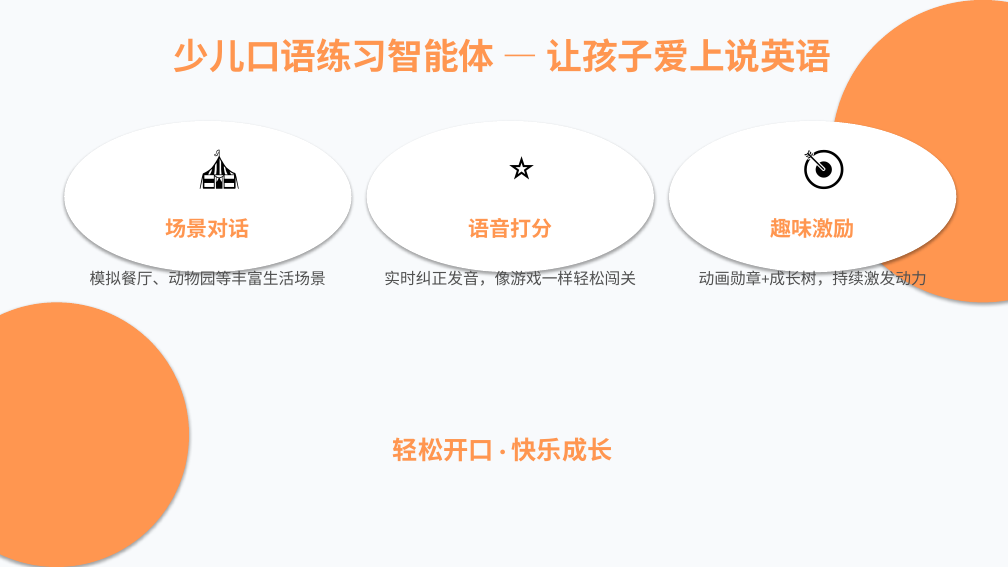
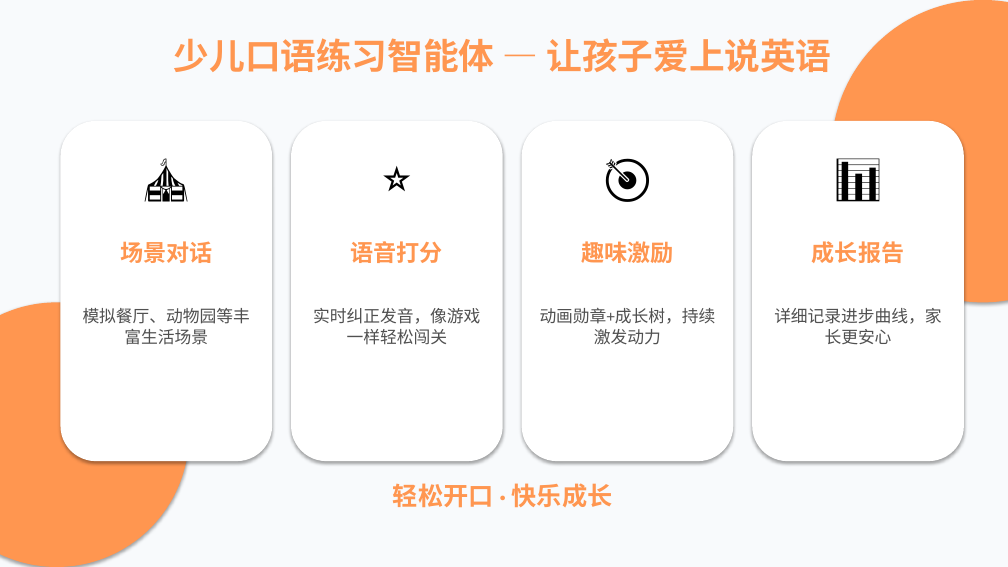
Before and after one commit to joannopan0124-hash/clone-git, a slide deck: slide 3 of 智能对话伙伴_创新版式.pptx. Drawn at 1008x567 pixels with LibreOffice and Linux fonts; fonts in the diff are those of the drawing. Boxes give left, top, right and bottom in pixels: in the first picture for what was removed or moved away, otherwise in the second. Text is boxed around its words. In the diff, an @@ line names an element or a change of style, - is before the commit and + after.

```diff
--- a/智能对话伙伴_创新版式.pptx
+++ b/智能对话伙伴_创新版式.pptx
@@ text "🎪": place and size @@
-text "🎪" at [181,136,257,197]
+text "🎪" at [60,144,272,219]
@@ rounded rectangle: place and size @@
-rounded rectangle at [64,121,352,272]
+rounded rectangle at [60,121,272,461]
@@ rounded rectangle at [60,121,272,461]: ellipse to rounded rectangle @@
@@ text "⭐": place and size @@
-text "⭐" at [484,136,560,197]
+text "⭐" at [291,144,503,219]
@@ rounded rectangle added at [291,121,503,461], fill #FFFFFF @@
@@ ellipse removed at [367,121,654,272] @@
@@ size 40 to 44 pt in 3 elements at [60,144,272,219], [291,144,503,219], [522,144,734,219] @@
@@ text "🎯": place and size @@
-text "🎯" at [786,136,862,197]
+text "🎯" at [522,144,734,219]
@@ rounded rectangle added at [522,121,734,461], fill #FFFFFF @@
@@ ellipse removed at [669,121,957,272] @@
@@ rounded rectangle added at [752,121,964,461], fill #FFFFFF @@
@@ text added at [752,144,964,219], 44 pt, text #000000 @@
+📊
@@ text "场景对话": place and size @@
-text "场景对话" at [166,218,250,238]
+text "场景对话" at [120,241,212,263]
@@ text "语音打分": place and size @@
-text "语音打分" at [468,218,552,238]
+text "语音打分" at [351,241,443,263]
@@ size 20 to 22 pt in 3 elements at [120,241,212,263], [351,241,443,263], [581,241,673,263] @@
@@ text "趣味激励": place and size @@
-text "趣味激励" at [771,215,855,241]
+text "趣味激励" at [581,241,673,263]
@@ text added at [812,241,904,263], 22 pt, text #FF9650, bold @@
+成长报告
@@ text "模拟餐厅、动物园等丰富生活场景": place and size @@
-text "模拟餐厅、动物园等丰富生活场景" at [90,268,326,286]
+text "模拟餐厅、动物园等丰富生活场景" at [83,308,250,345]
@@ text "实时纠正发音，像游戏一样轻松闯关": place and size @@
-text "实时纠正发音，像游戏一样轻松闯关" at [384,268,636,286]
+text "实时纠正发音，像游戏一样轻松闯关" at [313,308,480,345]
@@ size 15 to 16 pt in 3 elements at [83,308,250,345], [313,308,480,345], [540,308,716,345] @@
@@ text "动画勋章+成长树，持续激发动力": place and size @@
-text "动画勋章+成长树，持续激发动力" at [699,268,927,289]
+text "动画勋章+成长树，持续激发动力" at [540,308,716,345]
@@ text added at [774,308,941,345], 16 pt, text #505050 @@
+详细记录进步曲线，家长更安心
@@ text "轻松开口 · 快乐成长": place and size @@
-text "轻松开口 · 快乐成长" at [393,437,613,462]
+text "轻松开口 · 快乐成长" at [393,483,613,508]
```
Also in this commit, not shown: 8 other slides changed, 1 other file.
